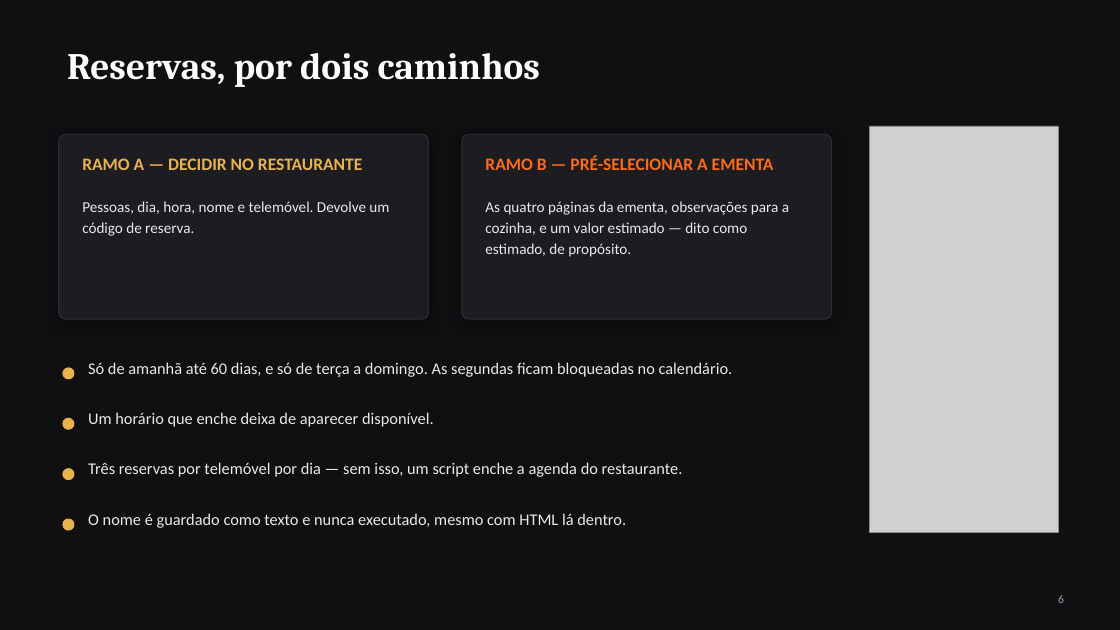
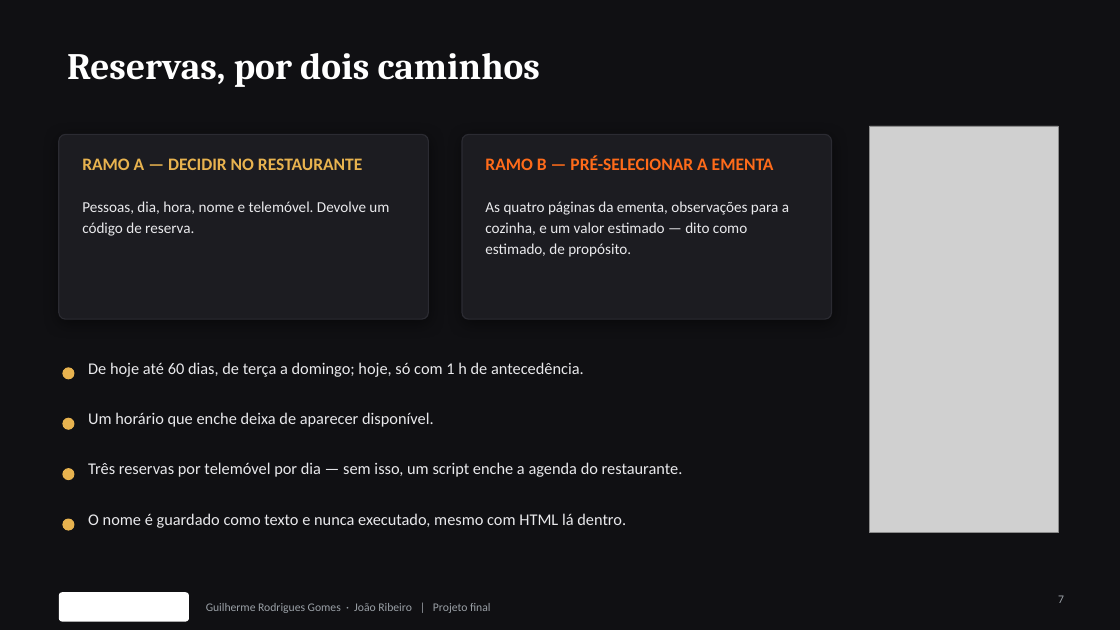
Before and after one commit to Azulindo/Projeto-Final, a slide deck: slide 7 of docs/apresentacao.pptx (slide 6 before the commit). Drawn at 1120x630 pixels with LibreOffice and Linux fonts; fonts in the diff are those of the drawing; grey boxes stand for pictures; background and template pictures are left out. Boxes give left, top, right and bottom in pixels: in the first picture for what was removed or moved away, otherwise in the second. Text is boxed around its words. In the diff, an @@ line names an element or a change of style, - is before the commit and + after.

```diff
--- a/docs/apresentacao.pptx
+++ b/docs/apresentacao.pptx
@@ text at <box>88,362,584,377</box>: text changed @@
-Só de amanhã até 60 dias, e só de terça a domingo. As segundas ficam bloqueadas no calendário.
+De hoje até 60 dias, de terça a domingo; hoje, só com 1 h de antecedência.
@@ rounded rectangle added at <box>59,592,189,622</box>, fill #FFFFFF @@
@@ page number at <box>1058,595,1064,603</box>: text changed @@
-6
+7
@@ text added at <box>206,603,490,613</box>, 10 pt, text #9AA0A6 @@
+Guilherme Rodrigues Gomes · João Ribeiro | Projeto final
```
Also in this commit, not shown: 15 other slides changed, 1 slide added.
